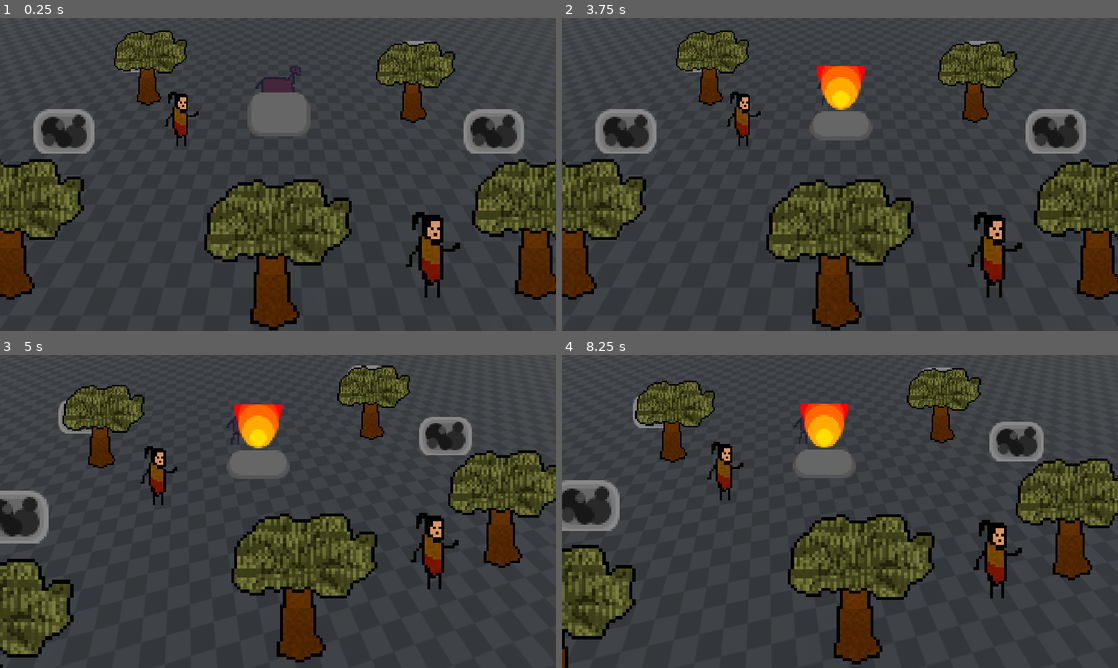
Above: before the commit, frames 1-4 (two rows, left to right).
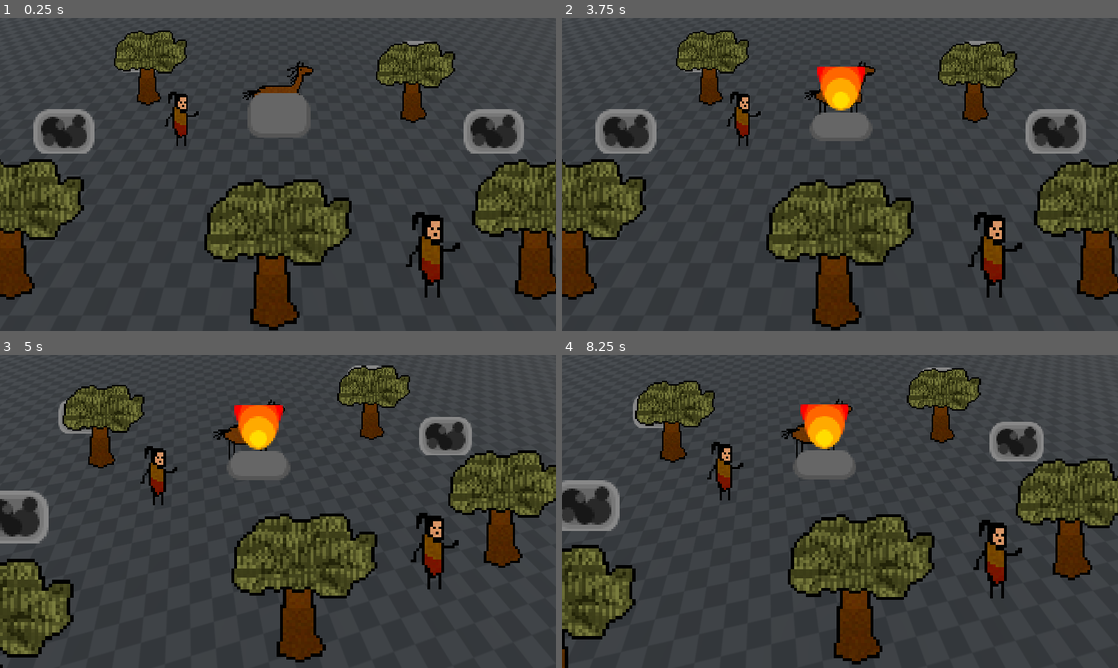
Above: after the commit, the same moments.

Repository: EnesBaytekin/har
Game: Godot game, scene res://scenes/test/test_scene.tscn
Two runs of this game, one before a commit and one after it. Both use one fixed random seed, a clock stepped at 60 frames per second and the inputs below.
Inputs:
- Up to frame 1 (0.25 s): no input
- Up to frame 2 (3.75 s): tap Enter at 0.5, 2, 2.1, 3.5 s; tap 8 at 0.6 s; tap Space at 1.25, 2.75 s; tap 9 at 1.35 s; tap 0 at 2.85 s; tap 4 at 3.6 s
- Up to frame 3 (5 s): tap Space at 4.25 s; tap 8 at 4.35 s
- Up to frame 4 (8.25 s): tap one key every 0.75 s from 5.1 s: 9 Enter 0 4 8

The runs differ from the first frame. In frame 1, 0.5% of the frame differs, in the area x 43-57%, y 13-39%; in frame 2, 0.4%; in frame 3, 0.5%; in frame 4, 0.4%.

Commit message:
feat: update horse images

Diff:
--- a/scenes/horse/horse.tscn
+++ b/scenes/horse/horse.tscn
@@ -4,7 +4,7 @@
 [ext_resource type="Texture2D" uid="uid://cep1dskriauir" path="res://assets/sprites/horse.png" id="2"]
 
 [sub_resource type="CapsuleShape3D" id="CapsuleShape3D_r4nd"]
-radius = 0.25
+radius = 0.7480469
 height = 1.6
 
 [sub_resource type="SphereShape3D" id="SphereShape3D_qryj"]
@@ -22,6 +22,7 @@
 billboard = 1
 texture_filter = 0
 texture = ExtResource("2")
+hframes = 4
 
 [node name="InteractionArea" type="Area3D" parent="." unique_id=1361240839]
 
Binary file changed: assets/sprites/horse.png
Binary file changed: assets/sprites/horse_rider_0.png
Binary file changed: assets/sprites/horse_rider_1.png
Binary file changed: assets/sprites/horse_rider_2.png
Binary file changed: assets/sprites/horse_rider_3.png
